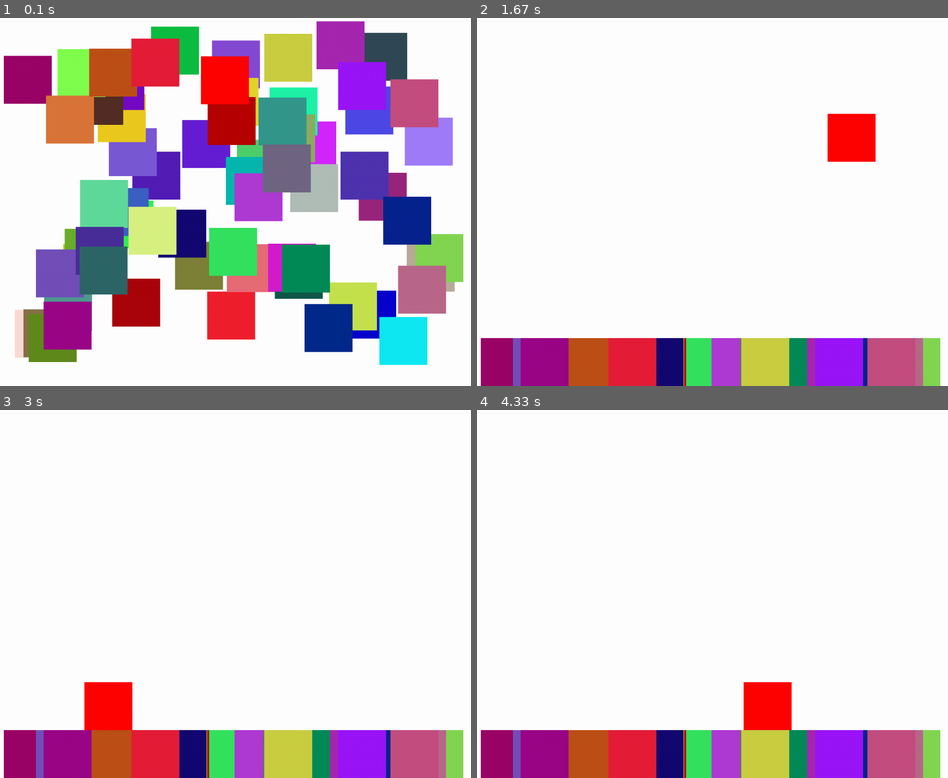
Above: before the commit, frames 1-4 (two rows, left to right).
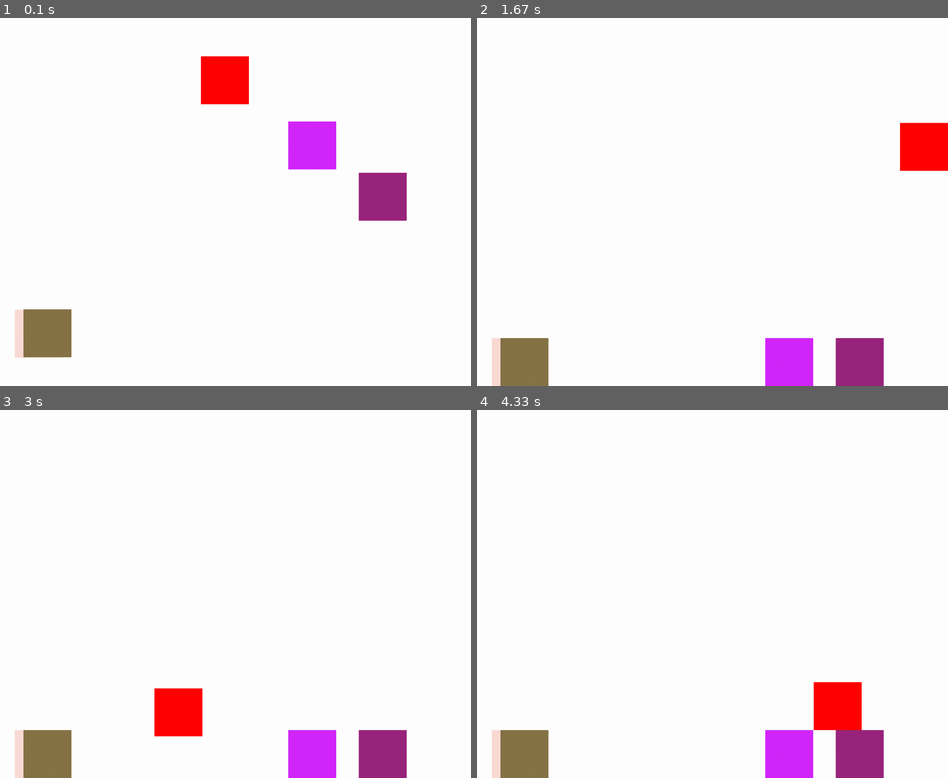
Above: after the commit, the same moments.

Repository: esserafael/python-learning-stuff
Game: pygame game, started from PyGame/collision.py
Two runs of this game, one before a commit and one after it. Both use one fixed random seed, a clock stepped at 60 frames per second and the inputs below.
Inputs:
- Up to frame 1 (0.1 s): no input
- Up to frame 2 (1.67 s): hold Right 0.33-0.8 s; hold Up 0.83-1.13 s; hold Right 1.17-1.63 s
- Up to frame 3 (3 s): hold Left 1.67-2.2 s; hold Down 2.23-2.53 s; hold Left 2.57-2.97 s
- Up to frame 4 (4.33 s): hold Up 3-3.37 s; hold Right 3.4-4.03 s; hold Down from 4.07 s (still down)

The runs differ from the first frame. In frame 1, 53% of the frame differs, in the area x 0-99%, y 0-95%; in frame 2, 15%; in frame 3, 15%; in frame 4, 15%.

Commit message:
Collision detection as a method

Diff:
--- a/PyGame/collision.py
+++ b/PyGame/collision.py
@@ -29,6 +29,79 @@
         self.centersum = center.x + center.y
         self.is_free_falling = True
 
+    def detect_collision(self, otherform=False):
+        # Border
+        display_x_boundary = CONFIG.DISPLAY_WIDTH - self.size.width
+        display_y_boundary = CONFIG.DISPLAY_HEIGHT - self.size.height
+
+        if self.pos.x > display_x_boundary:
+            self.pos.x = display_x_boundary
+        elif self.pos.x < 0:
+            self.pos.x = 0
+
+        if self.pos.y > display_y_boundary:
+            self.pos.y = display_y_boundary
+            self.is_free_falling = False
+        elif self.pos.y < 0:
+            self.pos.y = 0
+
+        if otherform:
+            # With other form
+            # southeast
+            if (self.pos.x >= otherform.pos.x and
+                self.pos.x <= otherform.pos.x + otherform.size.width -1 and
+                self.pos.y >= otherform.pos.y and
+                self.pos.y <= otherform.pos.y + otherform.size.height -1):
+
+                if self.posbef.x >= otherform.pos.x + otherform.size.width:
+                    #print("Opax")
+                    self.pos.x = otherform.pos.x + otherform.size.width
+                elif self.posbef.y >= otherform.pos.y + otherform.size.height:
+                    #print("Opay")
+                    self.pos.y = otherform.pos.y + otherform.size.height
+
+            # southwest
+            if (self.pos.x <= otherform.pos.x and
+                self.pos.x + self.size.width >= otherform.pos.x +1 and
+                self.pos.y >= otherform.pos.y and
+                self.pos.y <= otherform.pos.y + otherform.size.height -1):
+
+                if self.posbef.x + self.size.width <= otherform.pos.x:
+                    #print("Opax")
+                    self.pos.x = otherform.pos.x - otherform.size.width
+                elif self.posbef.y >= otherform.pos.y + otherform.size.height:
+                    #print("Opay")
+                    self.pos.y = otherform.pos.y + otherform.size.height
+
+
+            # northeast
+            if (self.pos.x >= otherform.pos.x and
+                self.pos.x <= otherform.pos.x + otherform.size.width -1 and
+                self.pos.y + self.size.height >= otherform.pos.y +1 and
+                self.pos.y <= otherform.pos.y):
+
+                if self.posbef.x >= otherform.pos.x + otherform.size.width:
+                    #print("Opax")
+                    self.pos.x = otherform.pos.x + otherform.size.width
+                elif self.posbef.y + self.size.height <= otherform.pos.y + self.poschange.y + 1:
+                    #print("Opay")
+                    self.pos.y = otherform.pos.y - self.size.height
+                    self.is_free_falling = False
+
+            # northwest
+            if (self.pos.x <= otherform.pos.x and
+                self.pos.x + self.size.width >= otherform.pos.x +1 and
+                self.pos.y + self.size.height >= otherform.pos.y +1 and
+                self.pos.y <= otherform.pos.y):
+
+                if self.posbef.x + self.size.width <= otherform.pos.x:
+                    #print("Opax")
+                    self.pos.x = otherform.pos.x - otherform.size.width
+                elif self.posbef.y + self.size.height <= otherform.pos.y + self.poschange.y + 1:
+                    #print("Opay")
+                    self.pos.y = otherform.pos.y - self.size.height
+                    self.is_free_falling = False
+
 
 pygame.init()
 
@@ -60,83 +133,6 @@
     if CONFIG.SHOW_INFO_TEXT:
         message_display(block.name, 12, block.center.x, block.center.y - 15)
         message_display("x:{} y:{}".format(block.center.x, block.center.y), 12, block.center.x, block.center.y)
-
-def detect_border_collision(block: FormData):
-
-    display_x_boundary = CONFIG.DISPLAY_WIDTH - block.size.width
-    display_y_boundary = CONFIG.DISPLAY_HEIGHT - block.size.height
-
-    if block.pos.x > display_x_boundary:
-        block.pos.x = display_x_boundary
-    elif block.pos.x < 0:
-        block.pos.x = 0
-
-    if block.pos.y > display_y_boundary:
-        block.pos.y = display_y_boundary
-        block.is_free_falling = False
-    elif block.pos.y < 0:
-        block.pos.y = 0
-
-    return block
-
-def detect_collision(block: FormData, otherblock: FormData):
-    # southeast
-    if (block.pos.x >= otherblock.pos.x and
-        block.pos.x <= otherblock.pos.x + otherblock.size.width -1 and
-        block.pos.y >= otherblock.pos.y and
-        block.pos.y <= otherblock.pos.y + otherblock.size.height -1):
-
-        if block.posbef.x >= otherblock.pos.x + otherblock.size.width:
-            #print("Opax")
-            block.pos.x = otherblock.pos.x + otherblock.size.width
-        elif block.posbef.y >= otherblock.pos.y + otherblock.size.height:
-            #print("Opay")
-            block.pos.y = otherblock.pos.y + otherblock.size.height
-
-    # southwest
-    if (block.pos.x <= otherblock.pos.x and
-        block.pos.x + block.size.width >= otherblock.pos.x +1 and
-        block.pos.y >= otherblock.pos.y and
-        block.pos.y <= otherblock.pos.y + otherblock.size.height -1):
-
-        if block.posbef.x + block.size.width <= otherblock.pos.x:
-            #print("Opax")
-            block.pos.x = otherblock.pos.x - otherblock.size.width
-        elif block.posbef.y >= otherblock.pos.y + otherblock.size.height:
-            #print("Opay")
-            block.pos.y = otherblock.pos.y + otherblock.size.height
-
-
-    # northeast
-    if (block.pos.x >= otherblock.pos.x and
-        block.pos.x <= otherblock.pos.x + otherblock.size.width -1 and
-        block.pos.y + block.size.height >= otherblock.pos.y +1 and
-        block.pos.y <= otherblock.pos.y):
-
-        if block.posbef.x >= otherblock.pos.x + otherblock.size.width:
-            #print("Opax")
-            block.pos.x = otherblock.pos.x + otherblock.size.width
-        elif block.posbef.y + block.size.height <= otherblock.pos.y + block.poschange.y + 1:
-            #print("Opay")
-            block.pos.y = otherblock.pos.y - block.size.height
-            block.is_free_falling = False
-
-    # northwest
-    if (block.pos.x <= otherblock.pos.x and
-        block.pos.x + block.size.width >= otherblock.pos.x +1 and
-        block.pos.y + block.size.height >= otherblock.pos.y +1 and
-        block.pos.y <= otherblock.pos.y):
-
-        if block.posbef.x + block.size.width <= otherblock.pos.x:
-            #print("Opax")
-            block.pos.x = otherblock.pos.x - otherblock.size.width
-        elif block.posbef.y + block.size.height <= otherblock.pos.y + block.poschange.y + 1:
-            #print("Opay")
-            block.pos.y = otherblock.pos.y - block.size.height
-            block.is_free_falling = False
-
-    return block
-
 
 def game_loop():
     gameExit = False
@@ -189,7 +185,8 @@
         main_block.posbef = main_block.pos
         main_block.pos = FormDataPosition(main_block.pos.x + main_block.poschange.x, main_block.pos.y + main_block.poschange.y)
 
-        main_block = detect_border_collision(main_block)
+        #main_block = detect_border_collision(main_block)
+        main_block.detect_collision()
 
         main_block.center = FormDataPosition(round(main_block.pos.x + main_block.size.width / 2), round(main_block.pos.y + main_block.size.height / 2))
         main_block.centersum = main_block.center.x + main_block.center.y
@@ -204,8 +201,10 @@
 
                 form.pos.y += form.poschange.y
 
-                form = detect_border_collision(form)
-                main_block = detect_collision(main_block, form)
+                #form = detect_border_collision(form)
+                #main_block = detect_collision(main_block, form)
+                form.detect_collision()
+                main_block.detect_collision(form)
 
                 draw_block(form)
 
--- a/PyGame/collision_config.py
+++ b/PyGame/collision_config.py
@@ -23,7 +23,7 @@
 
     """Forms"""
 
-    TOTAL_OTHER_FORMS = 64
+    TOTAL_OTHER_FORMS = 4
 
     SIZE_WIDTH = 100
     SIZE_HEIGHT = 100
